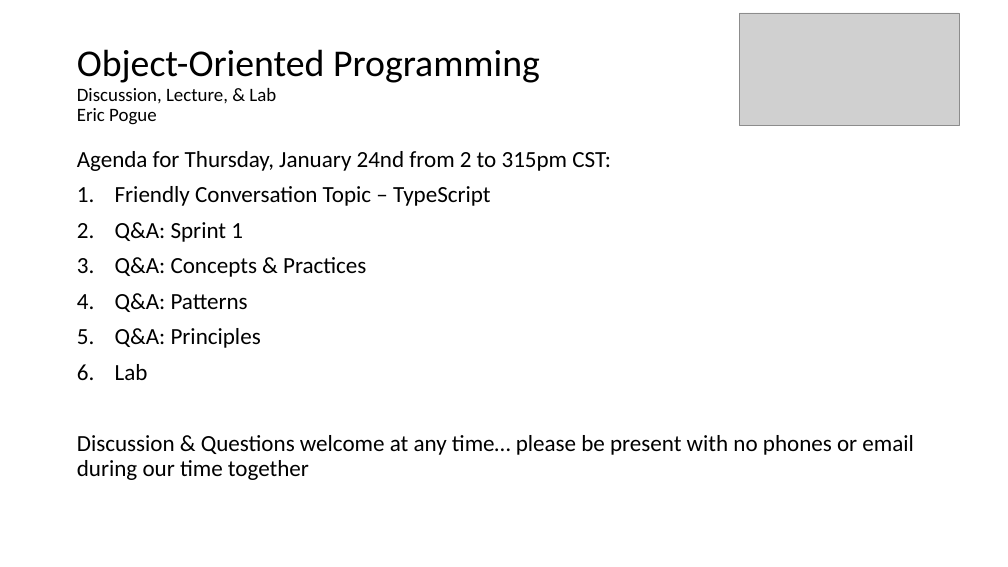
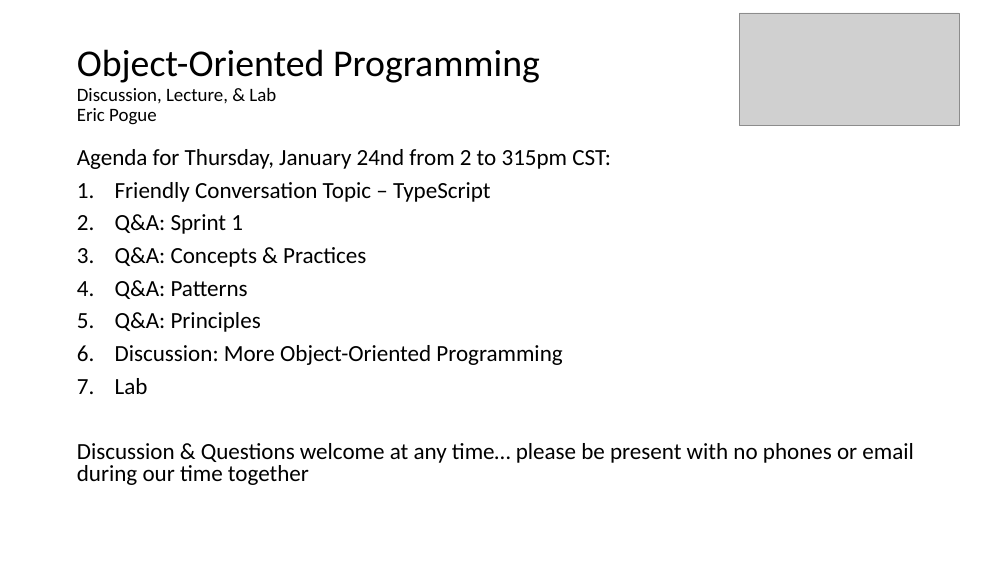
Before and after one commit to jamesbaptiste1/cpsc-24500-2019-01-spring-001, a slide deck: slide 1 of lecture-presentations/2019-01-24.pptx. Drawn at 1008x567 pixels with LibreOffice and Linux fonts; fonts in the diff are those of the drawing; grey boxes stand for pictures. Boxes give left, top, right and bottom in pixels: in the first picture for what was removed or moved away, otherwise in the second. Text is boxed around its words. In the diff, an @@ line names an element or a change of style, - is before the commit and + after.

```diff
--- a/lecture-presentations/2019-01-24.pptx
+++ b/lecture-presentations/2019-01-24.pptx
@@ text at <box>77,149,914,485</box>: line spacing 0.9 to 0.8 @@
@@ text at <box>115,345,562,365</box>: paragraph added @@
+6. Discussion: More Object-Oriented Programming
```
Also in this commit, not shown: 2 other files.
